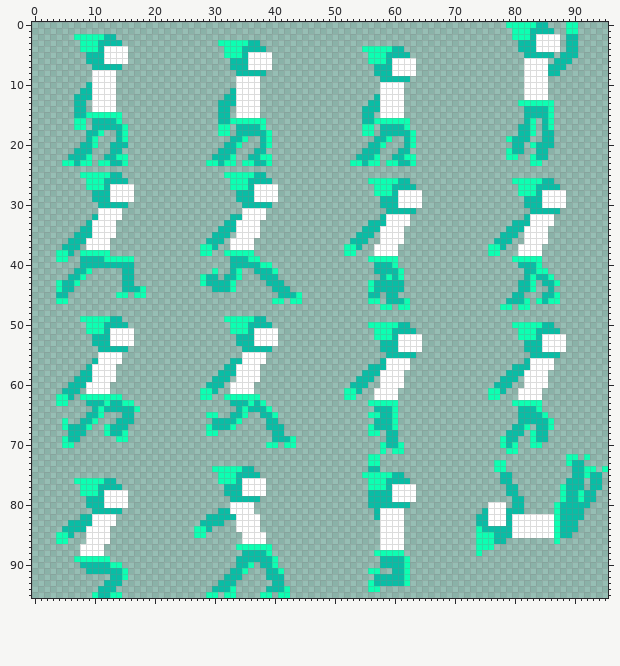
Two versions of one sprite sheet, source/assets/textures/player-char.png. This is how it looked before the edit.
The file is 96x96 pixels.
The result:
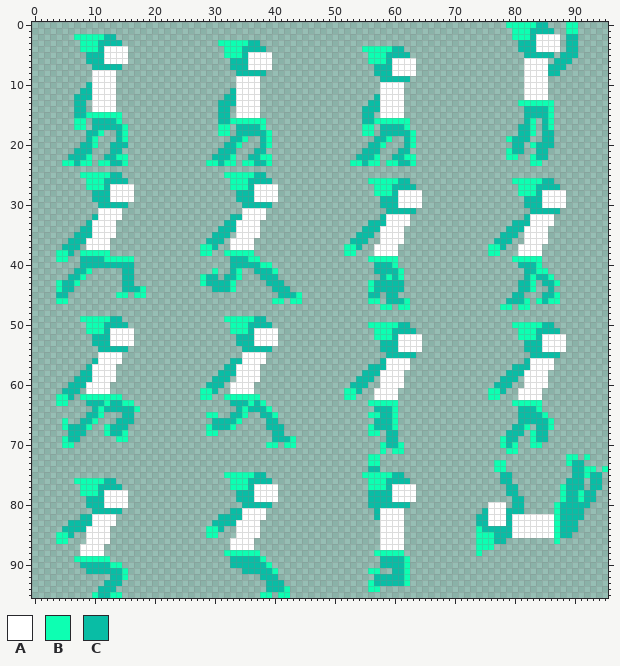
Palette (. is transparent): A #ffffff  B #0dffb2  C #09bda5
The commit says: Finish basic player movements
Changes in this commit:
{"y":74,"x":30,"old":"BBBBBCC","new":"......."}
{"y":75,"x":31,"old":"B","new":"."}
{"y":75,"x":34,"old":"CCC","new":"BBB"}
{"y":75,"x":38,"old":".","new":"C"}
{"y":76,"x":31,"old":"BB","new":".."}
{"y":76,"x":34,"old":"CAAAA.","new":"BBCCCC"}
{"y":77,"x":32,"old":"CCCAA","new":".BBBC"}
{"y":77,"x":39,"old":"..","new":"AA"}
{"y":78,"x":32,"old":"CC","new":".."}
{"y":78,"x":35,"old":"AA","new":"CC"}
{"y":78,"x":39,"old":"..","new":"AA"}
{"y":79,"x":33,"old":"C","new":"."}
{"y":79,"x":37,"old":"C...","new":"AAAA"}
{"y":80,"x":33,"old":"AAAA...","new":"..CCCCC"}
{"y":81,"x":31,"old":"CCAA","new":"..CC"}
{"y":81,"x":37,"old":"..","new":"AA"}
{"y":82,"x":29,"old":"CC","new":".."}
{"y":82,"x":34,"old":"A","new":"C"}
{"y":82,"x":38,"old":".","new":"A"}
{"y":83,"x":28,"old":"CC","new":".."}
{"y":83,"x":32,"old":"..","new":"CC"}
{"y":84,"x":27,"old":"BBC..","new":"..BBC"}
{"y":85,"x":27,"old":"BB..","new":"..BB"}
{"y":85,"x":34,"old":".","new":"A"}
{"y":85,"x":38,"old":"A","new":"."}
{"y":86,"x":33,"old":"..","new":"AA"}
{"y":86,"x":37,"old":"AA","new":".."}
{"y":87,"x":33,"old":".BBBBBB","new":"AAAA..."}
{"y":88,"x":32,"old":"...CCCCB","new":"BBBBBB.."}
{"y":89,"x":33,"old":".","new":"C"}
{"y":89,"x":38,"old":"CCB","new":"B.."}
{"y":90,"x":33,"old":".","new":"C"}
{"y":90,"x":36,"old":"B.","new":"CC"}
{"y":90,"x":39,"old":"CB","new":"B."}
{"y":91,"x":33,"old":"CCB...","new":"..CCCC"}
{"y":91,"x":40,"old":"CB","new":"B."}
{"y":92,"x":32,"old":"CCC","new":"..."}
{"y":92,"x":38,"old":".","new":"C"}
{"y":92,"x":41,"old":"C","new":"."}
{"y":93,"x":31,"old":"CCC","new":"..."}
{"y":93,"x":39,"old":".","new":"C"}
{"y":94,"x":30,"old":"CCCB","new":"...."}
{"y":95,"x":29,"old":"BB","new":".."}
{"y":95,"x":32,"old":"BB","new":".."}
